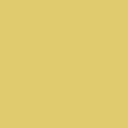
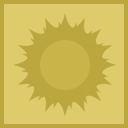
Before/after of a (128, 128) layered artwork. What changed in the layer stack:
added layer "Ellipse 1" above "Layer 1" over [40, 40, 90, 90]
added layer "Layer 1" above "Rectangle 1" over [13, 13, 117, 117]
added layer "Rectangle 1" above "Layer 0" over [0, 0, 128, 128]
